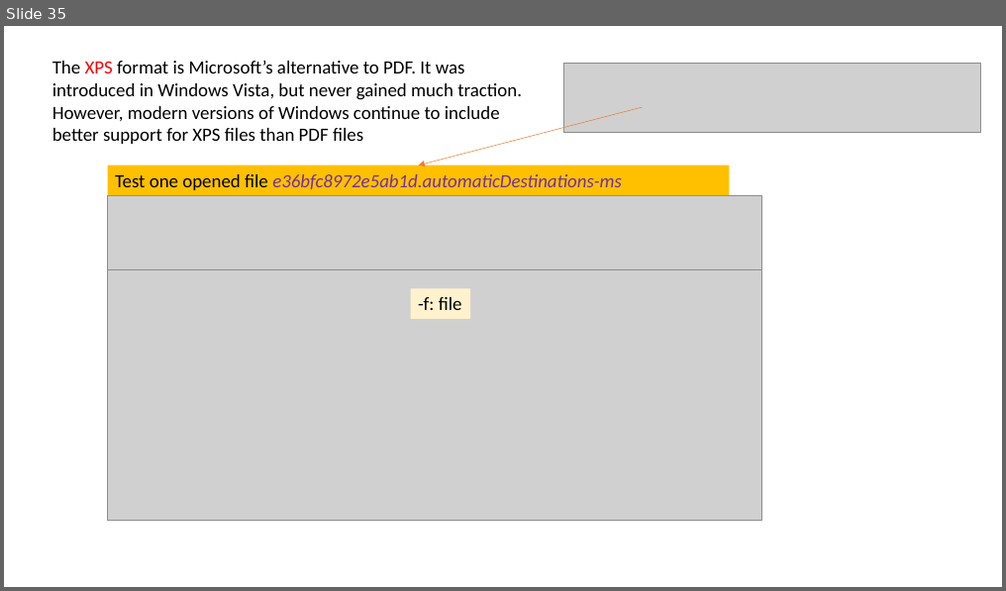
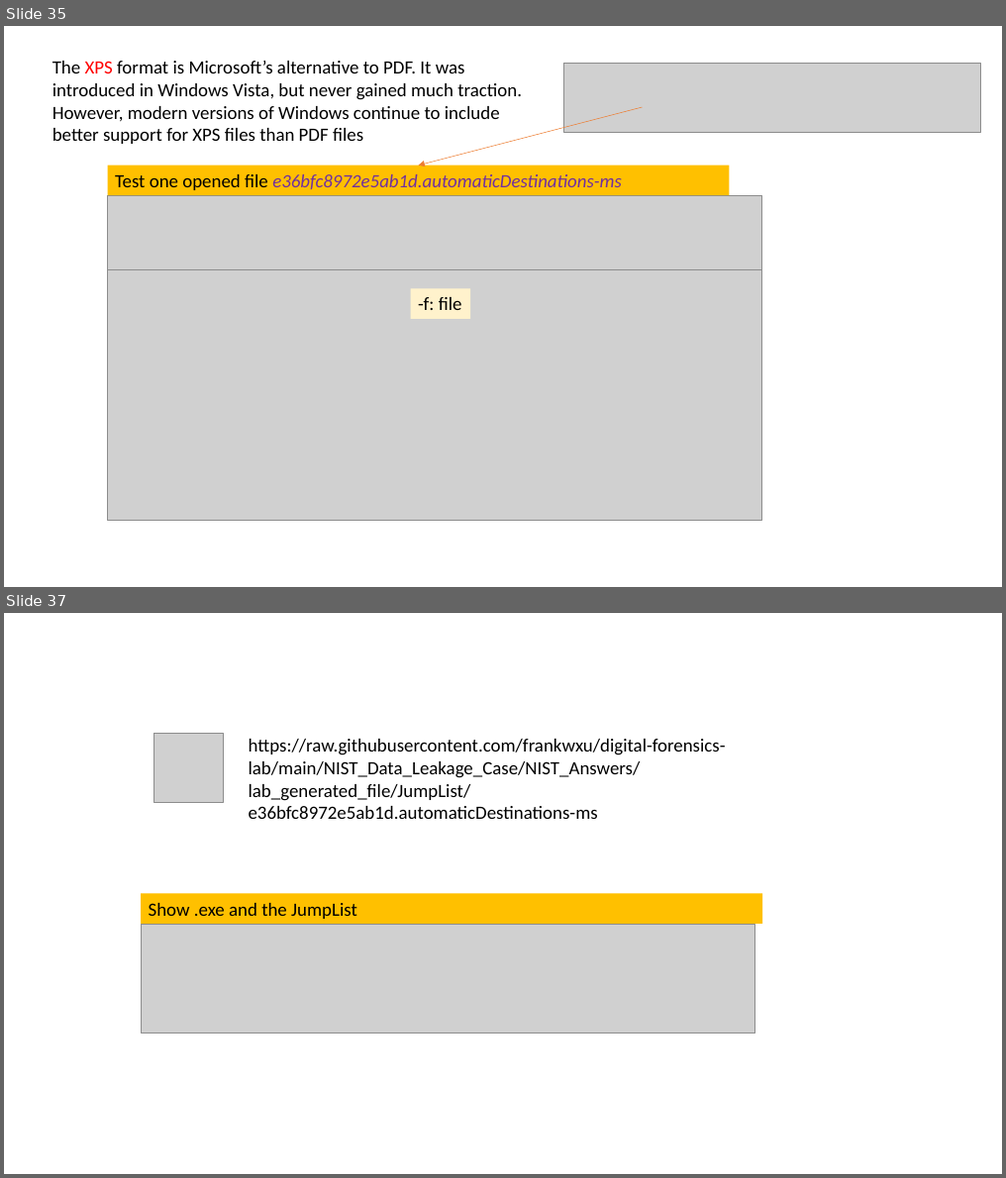
Before and after one commit to frankwxu/digital-forensics-lab, a slide deck: NIST_Data_Leakage_Case/NIST_Data_Leakage_06_Network_Shellbag_Jumplist.pptx. Shown one above the other, each under a label of ours: slide 35 before the commit, slides 35 and 37 after it; the slides between them are not shown. The pictures are 1006x591 and 1006x1178 pixels, drawn with LibreOffice and Linux fonts; fonts in the diff are those of the drawing; grey boxes stand for pictures; background and template pictures are left out. Boxes give left, top, right and bottom in pixels: in the first picture for what was removed or moved away, otherwise in the second. Text is boxed around its words. In the diff, an @@ line names an element or a change of style, - is before the commit and + after.

```diff
--- a/NIST_Data_Leakage_Case/NIST_Data_Leakage_06_Network_Shellbag_Jumplist.pptx
+++ b/NIST_Data_Leakage_Case/NIST_Data_Leakage_06_Network_Shellbag_Jumplist.pptx
@@ slide 37 added at (x1=4, y1=613, x2=1002, y2=1174), background #FFFFFF @@
@@ picture added at (x1=153, y1=733, x2=224, y2=802) @@
@@ text added at (x1=249, y1=739, x2=726, y2=819), 18 pt, text #000000 @@
+https://raw.githubusercontent.com/frankwxu/digital-forensics-lab/main/NIST_Data_Leakage_Case/NIST_Answers/lab_generated_file/JumpList/e36bfc8972e5ab1d.automaticDestinations-ms
@@ rectangle added at (x1=141, y1=894, x2=762, y2=924), fill #FFC000, 18 pt, text #000000 @@
+Show .exe and the JumpList
@@ picture added at (x1=141, y1=924, x2=755, y2=1034) @@
```
Also in this commit, not shown: 11 slides changed, 4 other slides added, 1 slide removed, 2 other files.
